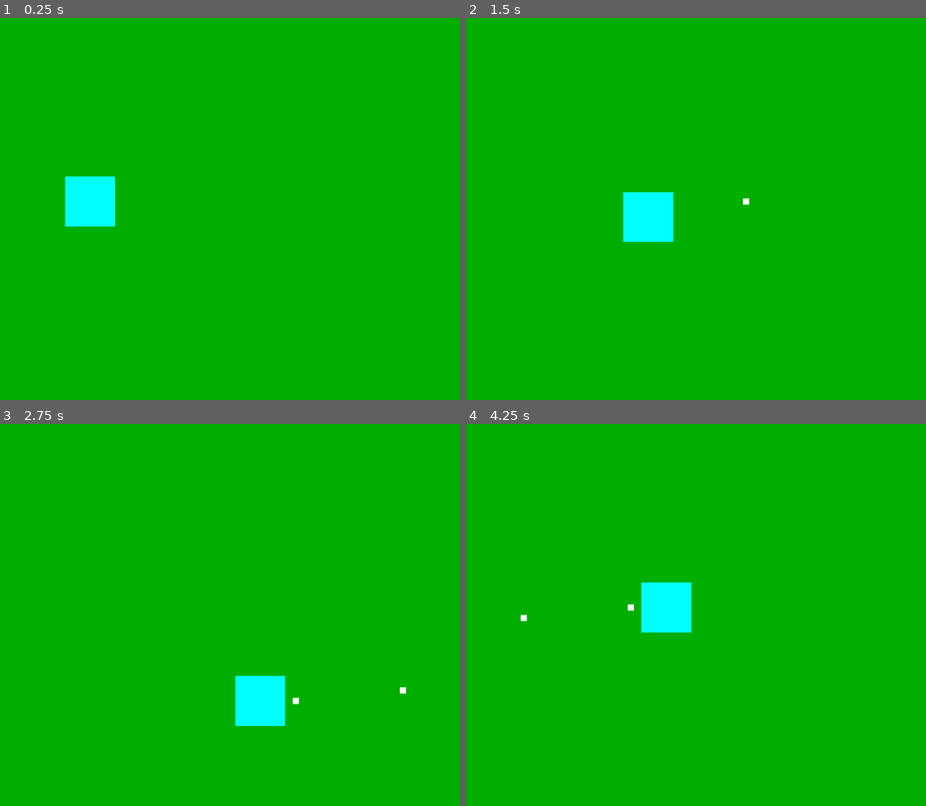
Above: before the commit, frames 1-4 (two rows, left to right).
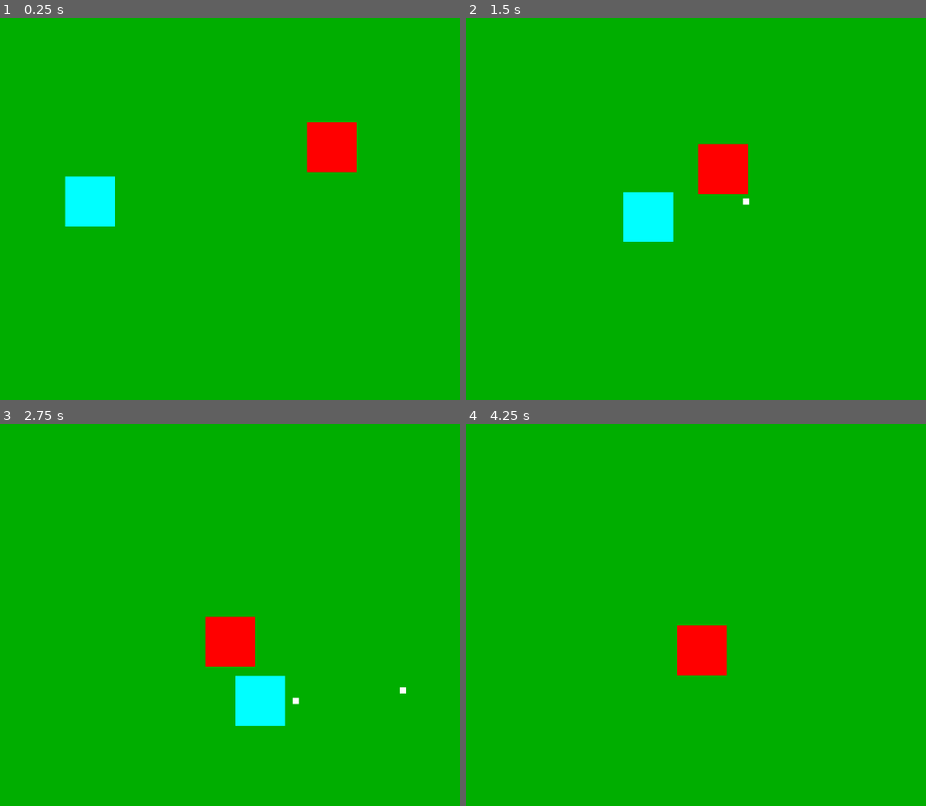
Above: after the commit, the same moments.

Repository: CC-Program/testgame
Game: Godot game, scene res://main.tscn
The game is run twice, just before and just after one commit, with the same random seed, the same clock (stepped at 60 frames per second) and the same inputs.
Inputs:
- Up to frame 1 (0.25 s): no input
- Up to frame 2 (1.5 s): hold D (player_right) 0.53-1.28 s; hold Space (player_attack_confirm) 0.53-1.28 s; hold S (player_down) from 1.28 s (still down); tap Space (player_attack_confirm) at 1.35 s
- Up to frame 3 (2.75 s): release S (player_down) at 2.03 s; hold D (player_right) from 2.03 s (still down); hold Space (player_attack_confirm) from 2.03 s (still down)
- Up to frame 4 (4.25 s): release D (player_right) at 2.78 s; release Space (player_attack_confirm) at 2.78 s; hold W (player_up) 2.78-3.53 s; tap Space (player_attack_confirm) at 2.85 s; hold A (player_left) from 3.53 s (still down); hold Space (player_attack_confirm) from 3.53 s (still down)

The runs differ from the first frame. In frame 1, 1.4% of the frame differs, in the area x 66-78%, y 27-41%; in frame 2, 1.4%; in frame 3, 1.4%; in frame 4, 2.9%, in the area x 11-57%, y 41-66%.

Commit message:
second commit

Diff:
--- a/bullet.gd
+++ b/bullet.gd
@@ -10,14 +10,8 @@
 	start_position = global_position
 
 func _physics_process(delta):
-
 	# Move bullet
 	global_position += direction * speed * delta
-
 	# Check range limit
 	if global_position.distance_to(start_position) > range:
 		queue_free()
-
-func _on_body_entered(body):
-	# Optional: damage system hook
-	queue_free()
--- a/bullet.tscn
+++ b/bullet.tscn
@@ -5,9 +5,9 @@
 [sub_resource type="RectangleShape2D" id="RectangleShape2D_rtl8c"]
 size = Vector2(5, 5)
 
-[node name="Bullet" type="Area2D" unique_id=1829226571]
+[node name="Bullet" type="Area2D" unique_id=1829226571 groups=["player_bullet"]]
 collision_layer = 2
-collision_mask = 0
+collision_mask = 4
 script = ExtResource("1_v7oki")
 
 [node name="ColorRect" type="ColorRect" parent="." unique_id=1676393385]
--- a/enemy_1.gd
+++ b/enemy_1.gd
@@ -6,7 +6,6 @@
 }
 
 @export var enemy_type : EnemyType = EnemyType.CHASE
-
 @export var move_speed : float = 100.0
 
 # Patrol settings
@@ -14,52 +13,37 @@
 @export var point_b : Vector2
 
 var patrol_target : Vector2
-
 var player = null
 
 func _ready():
-
 	patrol_target = point_b
-
 	player = get_tree().get_first_node_in_group("player")
 
-
 func _physics_process(delta):
-
 	match enemy_type:
-
 		EnemyType.PATROL:
 			patrol_behavior()
-
 		EnemyType.CHASE:
 			chase_behavior()
-
 	move_and_slide()
 
-
 func patrol_behavior():
-
 	var dir = (patrol_target - global_position).normalized()
-
 	velocity = dir * move_speed
-
 	if global_position.distance_to(patrol_target) < 5:
-
 		if patrol_target == point_a:
 			patrol_target = point_b
 		else:
 			patrol_target = point_a
 
+func chase_behavior():
+	if player == null:
+		velocity = Vector2.ZERO
+	else:
+		var dir = (player.global_position - global_position).normalized()
+		velocity = dir * move_speed
 
-func chase_behavior():
-
-	if player == null:
-		return
-
-	var dir = (player.global_position - global_position).normalized()
-
-	velocity = dir * move_speed
-
-
-func die():
-	queue_free()
+func _on_hurt_box_area_entered(area: Area2D) -> void:
+	if area.is_in_group("player_bullet"):
+		area.queue_free()
+		queue_free()
--- a/enemy_1.tscn
+++ b/enemy_1.tscn
@@ -3,9 +3,12 @@
 [ext_resource type="Script" uid="uid://bebvlpnlk7hwg" path="res://enemy_1.gd" id="1_mbxyh"]
 
 [sub_resource type="RectangleShape2D" id="RectangleShape2D_6rg8l"]
-size = Vector2(75, 75)
+size = Vector2(70, 70)
 
-[node name="Enemy1" type="CharacterBody2D" unique_id=853102149]
+[sub_resource type="RectangleShape2D" id="RectangleShape2D_mbxyh"]
+size = Vector2(80, 80)
+
+[node name="Enemy1" type="CharacterBody2D" unique_id=853102149 groups=["enemies"]]
 collision_layer = 4
 collision_mask = 3
 script = ExtResource("1_mbxyh")
@@ -17,5 +20,15 @@
 offset_bottom = 40.0
 color = Color(1, 0, 0, 1)
 
-[node name="CollisionShape2D" type="CollisionShape2D" parent="." unique_id=1088671149]
+[node name="MovementHitbox" type="CollisionShape2D" parent="." unique_id=1088671149]
 shape = SubResource("RectangleShape2D_6rg8l")
+
+[node name="HurtBox" type="Area2D" parent="." unique_id=1549868104]
+collision_layer = 4
+collision_mask = 3
+
+[node name="CollisionShape2D" type="CollisionShape2D" parent="HurtBox" unique_id=136382584]
+shape = SubResource("RectangleShape2D_mbxyh")
+
+[connection signal="area_entered" from="HurtBox" to="." method="_on_hurt_box_area_entered"]
+[connection signal="body_entered" from="HurtBox" to="." method="_on_hurt_box_body_entered"]
--- a/main.tscn
+++ b/main.tscn
@@ -1,5 +1,6 @@
 [gd_scene format=3 uid="uid://drtapanue83fq"]
 
+[ext_resource type="PackedScene" uid="uid://dcwrkkc4yaakn" path="res://enemy_1.tscn" id="1_0xm2m"]
 [ext_resource type="PackedScene" uid="uid://cva6iek811g7c" path="res://player.tscn" id="1_ig7tw"]
 
 [node name="Main" type="Node" unique_id=244345774]
@@ -9,5 +10,8 @@
 offset_bottom = 648.0
 color = Color(0, 0.68235296, 0, 1)
 
+[node name="Enemy1" parent="." unique_id=853102149 instance=ExtResource("1_0xm2m")]
+position = Vector2(757, 229)
+
 [node name="Player" parent="." unique_id=1199042940 instance=ExtResource("1_ig7tw")]
 position = Vector2(345, 322)
--- a/player.gd
+++ b/player.gd
@@ -52,3 +52,8 @@
 
 	await get_tree().create_timer(shoot_cooldown).timeout
 	can_shoot = true
+
+
+func _on_hurt_box_body_entered(body: Node2D) -> void:
+	if body.is_in_group("enemies"):
+		queue_free()
--- a/player.tscn
+++ b/player.tscn
@@ -6,7 +6,10 @@
 [sub_resource type="RectangleShape2D" id="RectangleShape2D_sh265"]
 size = Vector2(75, 75)
 
-[node name="Player" type="CharacterBody2D" unique_id=1199042940]
+[sub_resource type="RectangleShape2D" id="RectangleShape2D_onrkg"]
+size = Vector2(80, 80)
+
+[node name="Player" type="CharacterBody2D" unique_id=1199042940 groups=["player"]]
 collision_mask = 0
 script = ExtResource("1_4flbx")
 bullet_scene = ExtResource("2_onrkg")
@@ -18,5 +21,13 @@
 offset_bottom = 40.0
 color = Color(0, 1, 1, 1)
 
-[node name="CollisionShape2D" type="CollisionShape2D" parent="." unique_id=1076336205]
+[node name="MovementHitbox" type="CollisionShape2D" parent="." unique_id=1076336205]
 shape = SubResource("RectangleShape2D_sh265")
+
+[node name="HurtBox" type="Area2D" parent="." unique_id=551245554]
+collision_mask = 4
+
+[node name="CollisionShape2D" type="CollisionShape2D" parent="HurtBox" unique_id=1644381930]
+shape = SubResource("RectangleShape2D_onrkg")
+
+[connection signal="body_entered" from="HurtBox" to="." method="_on_hurt_box_body_entered"]
